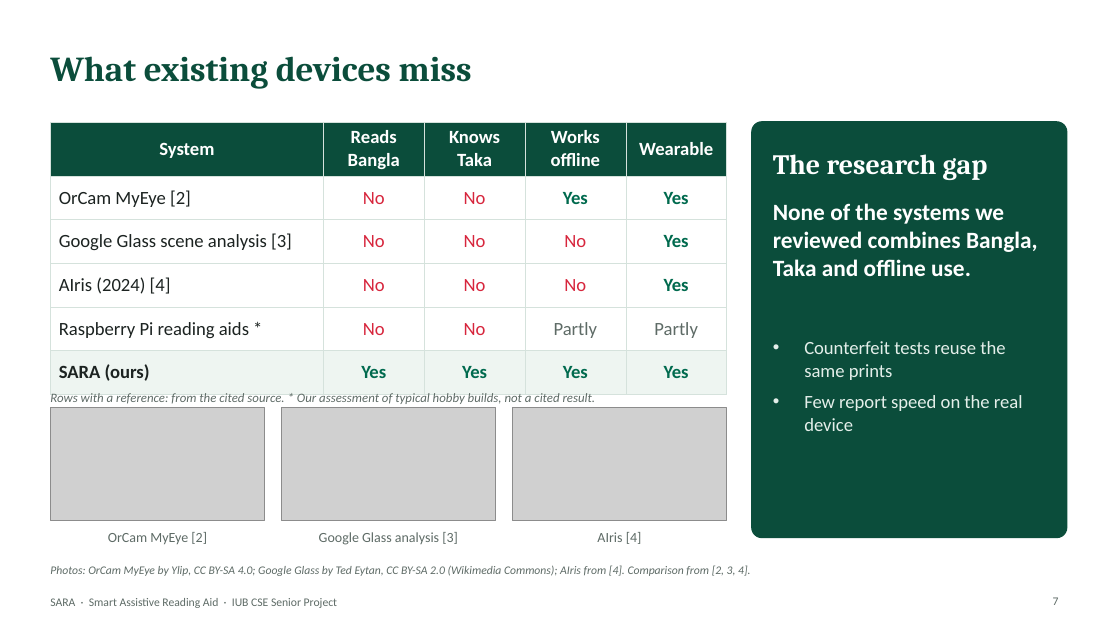
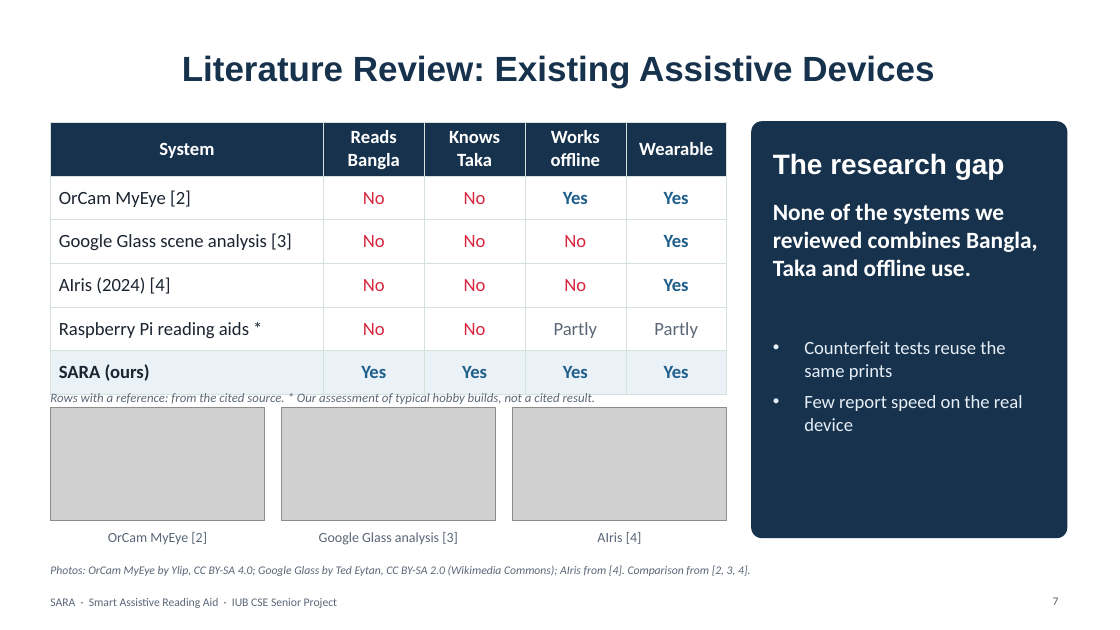
Before and after one commit to aflam330/Senior_project_wearable_glass_for_blind_people_using_ocr_and_ylo, a slide deck: slide 7 of Thesis Report and paper/thesis report/slides/SARA_Presentation_Redesigned.pptx. Drawn at 1120x630 pixels with LibreOffice and Linux fonts; fonts in the diff are those of the drawing; grey boxes stand for pictures; background and template pictures are left out. Boxes give left, top, right and bottom in pixels: in the first picture for what was removed or moved away, otherwise in the second. Text is boxed around its words. In the diff, an @@ line names an element or a change of style, - is before the commit and + after.

```diff
--- a/Thesis Report and paper/thesis report/slides/SARA_Presentation_Redesigned.pptx
+++ b/Thesis Report and paper/thesis report/slides/SARA_Presentation_Redesigned.pptx
@@ title at (182, 55, 934, 88): text changed; font Cambria to Arial; text colour #0B4D3B to #17324D @@
-What existing devices miss
+Literature Review: Existing Assistive Devices
@@ table at (50, 122, 727, 385) @@
@@ fill #0B4D3B to #17324D in row 1 @@
@@ fill #EEF5F1 to #EAF1F7 in row 6 @@
@@ text colour #1C2321 to #1B2430 in "OrCam MyEye [2]", "Google Glass scene analysis [3]", "AIris (2024) [4]", "Raspberry Pi reading aids *" and 1 more places @@
@@ text colour #006A4E to #1F5F8B in "Yes", "Yes", "Yes", "Yes" and 4 more places @@
@@ text colour #5E6B66 to #5B6777 in "Partly", "Partly" @@
@@ rounded rectangle at (752, 122, 1067, 538): fill #0B4D3B to #17324D; outline #0B4D3B 1 pt to #17324D 1 pt @@
@@ text "The research gap" at (773, 153, 1005, 180): font Cambria to Arial @@
@@ text "Counterfeit tests reuse the same ..." at (804, 341, 1023, 431): text colour #E4EFEA to #E6EEF6 @@
@@ text colour #5E6B66 to #5B6777 in 7 elements at (108, 532, 207, 544), (319, 532, 458, 545), (597, 532, 642, 544), (50, 393, 596, 404), (50, 565, 750, 576), (1053, 597, 1059, 605), (50, 598, 337, 608) @@
```
Also in this commit, not shown: 25 other slides changed, 1 slide added, 10 other files.
